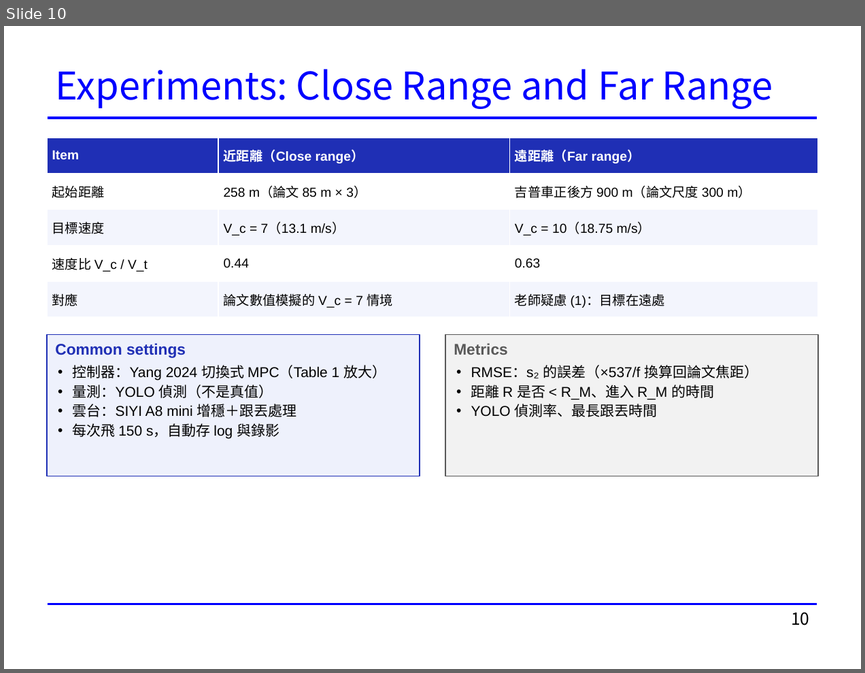
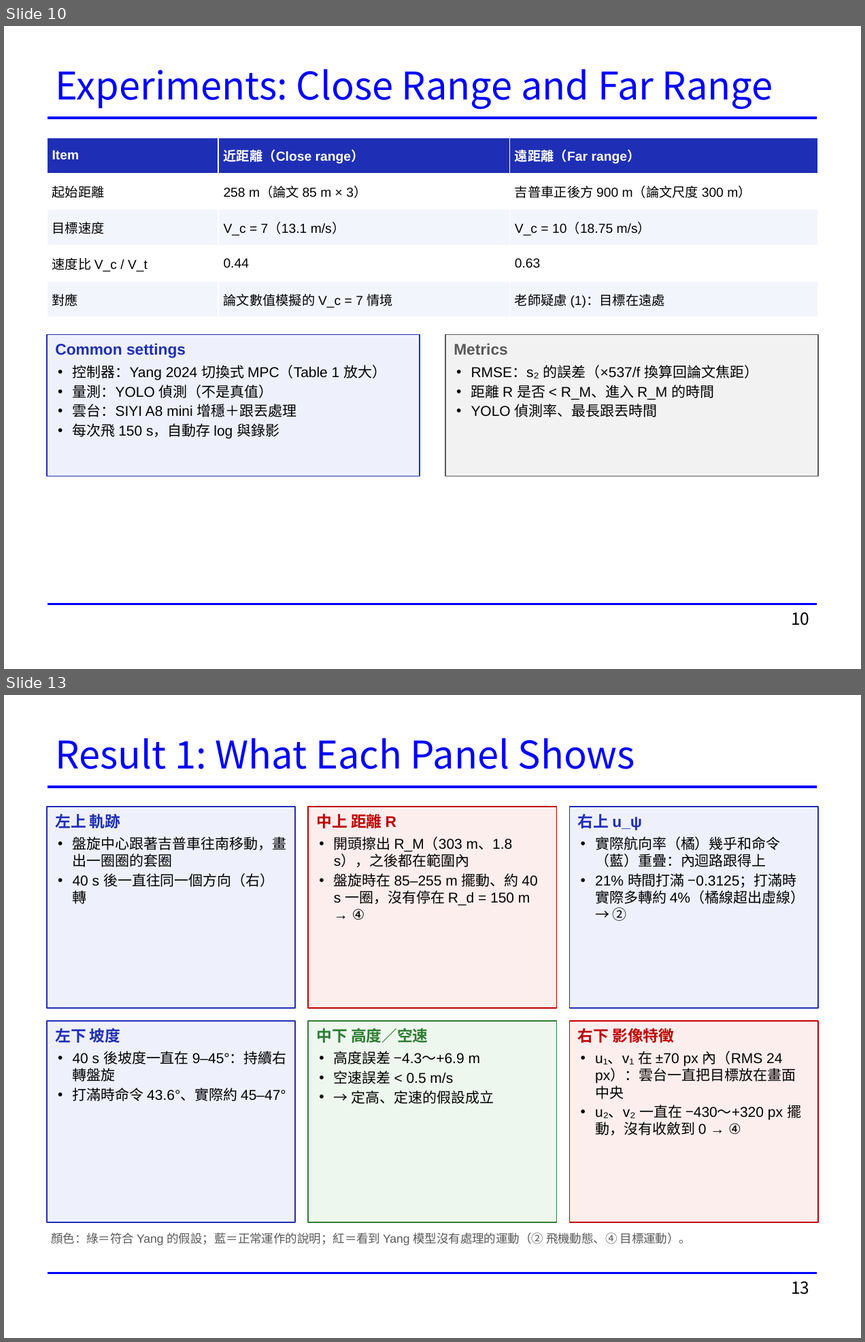
Before and after one commit to rossi1122/hsiang_thesis_simulation, a slide deck: docs/presentations/20261118_Phase2_進度報告.pptx. Shown one above the other, each under a label of ours: slide 10 before the commit, slides 10 and 13 after it; the slides between them are not shown. The pictures are 865x673 and 865x1342 pixels, drawn with LibreOffice and Linux fonts; fonts in the diff are those of the drawing. Boxes give left, top, right and bottom in pixels: in the first picture for what was removed or moved away, otherwise in the second. Text is boxed around its words. In the diff, an @@ line names an element or a change of style, - is before the commit and + after.

```diff
--- a/docs/presentations/20261118_Phase2_進度報告.pptx
+++ b/docs/presentations/20261118_Phase2_進度報告.pptx
@@ slide 13 added at (x1=4, y1=695, x2=861, y2=1338), background #FFFFFF; not listed: 2 template elements that a slide beside it also shows @@
@@ title added at (x1=56, y1=738, x2=635, y2=769), 32 pt, text #0000FF @@
+Result 1: What Each Panel Shows
@@ rectangle added at (x1=47, y1=807, x2=295, y2=1008), fill #EEF1FC, outline #1F2FB5 1 pt, 12 pt, text #000000 @@
+左上 軌跡
+• 盤旋中心跟著吉普車往南移動，畫出一圈圈的套圈
+• 40 s 後一直往同一個方向（右）轉
@@ rectangle added at (x1=308, y1=807, x2=557, y2=1008), fill #FDEEEE, outline #C00000 1 pt, 12 pt, text #000000 @@
+中上 距離 R
+• 開頭擦出 R_M（303 m、1.8 s），之後都在範圍內
+• 盤旋時在 85–255 m 擺動、約 40 s 一圈，沒有停在 R_d = 150 m → ④
@@ rectangle added at (x1=570, y1=807, x2=818, y2=1008), fill #EEF1FC, outline #1F2FB5 1 pt, 12 pt, text #000000 @@
+右上 u_ψ
+• 實際航向率（橘）幾乎和命令（藍）重疊：內迴路跟得上
+• 21% 時間打滿 −0.3125；打滿時實際多轉約 4%（橘線超出虛線）→ ②
@@ rectangle added at (x1=47, y1=1021, x2=295, y2=1222), fill #EEF1FC, outline #1F2FB5 1 pt, 12 pt, text #000000 @@
+左下 坡度
+• 40 s 後坡度一直在 9–45°：持續右轉盤旋
+• 打滿時命令 43.6°、實際約 45–47°
@@ rectangle added at (x1=308, y1=1021, x2=557, y2=1222), fill #EEF7EE, outline #2E7D32 1 pt, 12 pt, text #000000 @@
+中下 高度／空速
+• 高度誤差 −4.3～+6.9 m
+• 空速誤差 < 0.5 m/s
+• → 定高、定速的假設成立
@@ rectangle added at (x1=570, y1=1021, x2=818, y2=1222), fill #FDEEEE, outline #C00000 1 pt, 12 pt, text #000000 @@
+右下 影像特徵
+• u₁、v₁ 在 ±70 px 內（RMS 24 px）：雲台一直把目標放在畫面中央
+• u₂、v₂ 一直在 −430～+320 px 擺動，沒有收斂到 0 → ④
@@ text added at (x1=51, y1=1232, x2=691, y2=1245), 10 pt, text #595959 @@
+顏色：綠＝符合 Yang 的假設；藍＝正常運作的說明；紅＝看到 Yang 模型沒有處理的運動（② 飛機動態、④ 目標運動）。
@@ page number added at (x1=791, y1=1280, x2=809, y2=1294), 14 pt, text #000000 @@
+13
```
Also in this commit, not shown: 5 slides changed, 2 other slides added.
